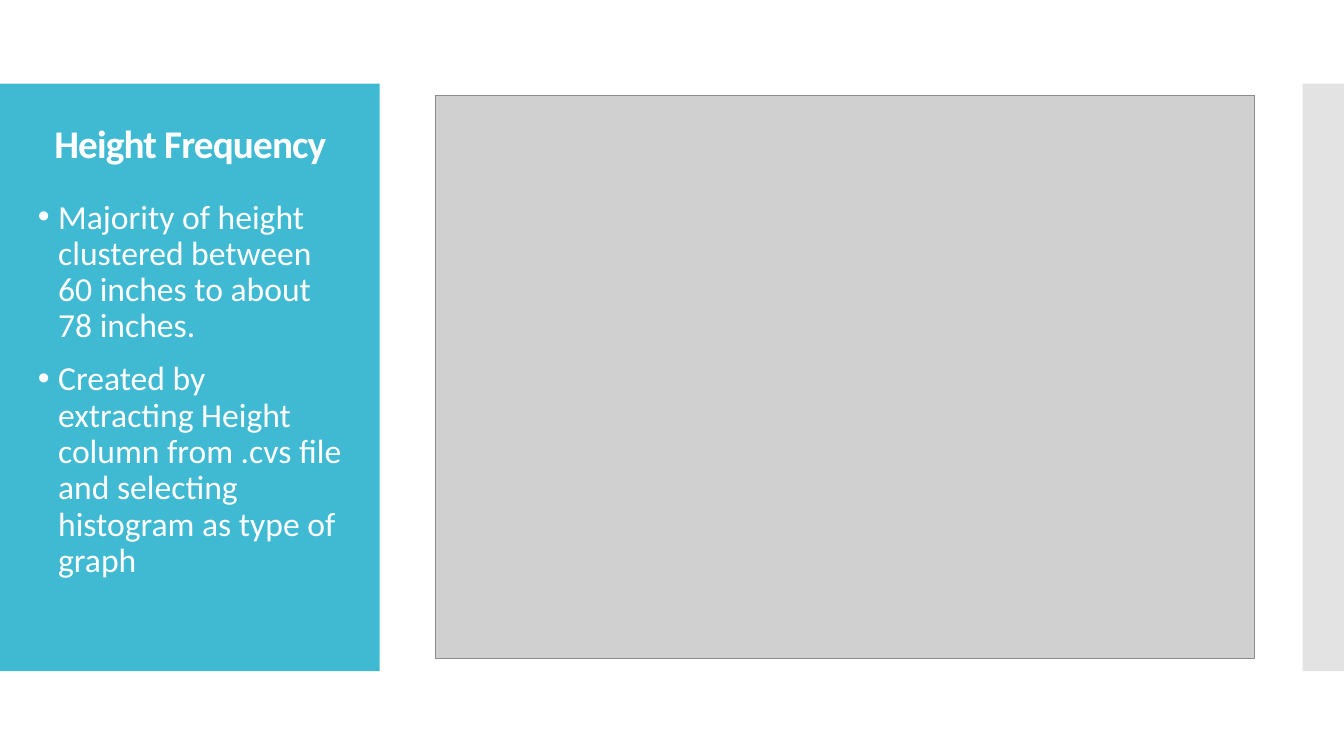
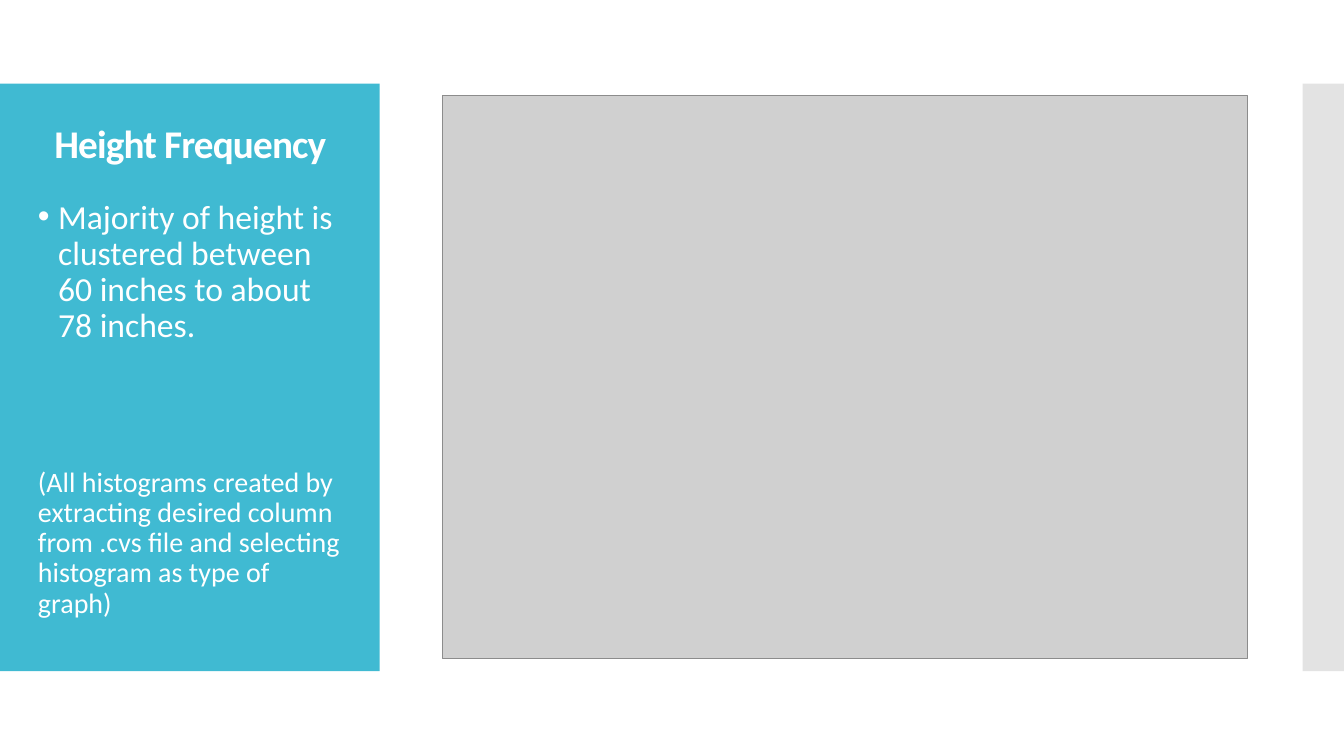
Before and after one commit to puneetsran/date-a-scientist, a slide deck: slide 5 of capstone_starter/date-a-scientist_PUNEET_SRAN.pptx (slide 4 before the commit). Drawn at 1344x756 pixels with LibreOffice and Linux fonts; fonts in the diff are those of the drawing; grey boxes stand for pictures. Boxes give left, top, right and bottom in pixels: in the first picture for what was removed or moved away, otherwise in the second. Text is boxed around its words. In the diff, an @@ line names an element or a change of style, - is before the commit and + after.

```diff
--- a/capstone_starter/date-a-scientist_PUNEET_SRAN.pptx
+++ b/capstone_starter/date-a-scientist_PUNEET_SRAN.pptx
@@ picture: place and size @@
-picture at [436,96,1255,658]
+picture at [443,96,1248,658]
@@ text at [38,205,340,618]: text changed; size 24 to 20 pt @@
-• Majority of height clustered between 60 inches to about 78 inches.
-• Created by extracting Height column from .cvs file and selecting histogram as type of graph
+• Majority of height is clustered between 60 inches to about 78 inches.
+(All histograms created by extracting desired column from .cvs file and selecting histogram as type of graph)
```
Also in this commit, not shown: 16 other slides changed, 3 slides added, 3 other files.
